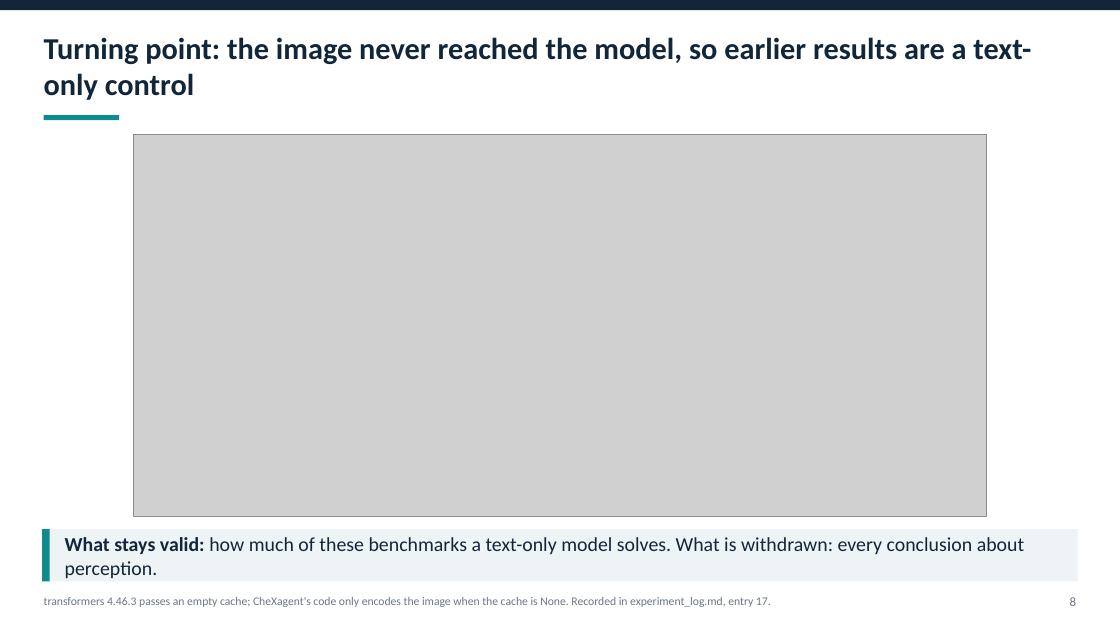
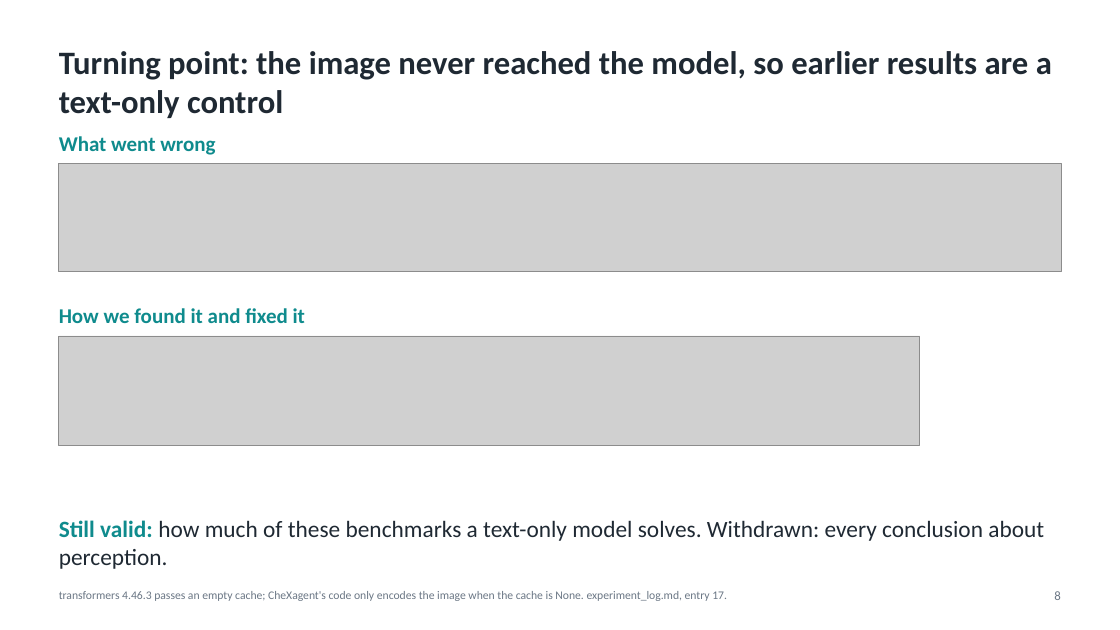
Before and after one commit to Ankritjarngal/medvqa-cxr-chexagent, a slide deck: slide 8 of deliverables/presentation/Medical_VQA_CXR_Project_Presentation.pptx. Drawn at 1120x630 pixels with LibreOffice and Linux fonts; fonts in the diff are those of the drawing; grey boxes stand for pictures. Boxes give left, top, right and bottom in pixels: in the first picture for what was removed or moved away, otherwise in the second. Text is boxed around its words. In the diff, an @@ line names an element or a change of style, - is before the commit and + after.

```diff
--- a/deliverables/presentation/Medical_VQA_CXR_Project_Presentation.pptx
+++ b/deliverables/presentation/Medical_VQA_CXR_Project_Presentation.pptx
@@ rectangle removed at [0,0,1120,10] @@
@@ text "Turning point: the image never ...": place and size @@
-text "Turning point: the image never ..." at [44,37,1031,100]
+text "Turning point: the image never ..." at [59,51,1052,118]
@@ text "Turning point: the image never ..." at [59,51,1052,118]: size 26 to 28 pt, text colour #12263A to #1F2933; vertical alignment middle to top @@
@@ rectangle removed at [44,115,119,120] @@
@@ text added at [59,136,215,155], 18 pt, text #0F8B8D, bold @@
+What went wrong
@@ picture removed at [134,134,987,517] @@
@@ picture added at [59,164,1061,271] @@
@@ text added at [59,308,305,323], 18 pt, text #0F8B8D, bold @@
+How we found it and fixed it
@@ picture added at [59,336,920,445] @@
@@ rectangle removed at [42,529,1078,581] @@
@@ rectangle removed at [42,529,50,581] @@
@@ text at [59,520,1044,569]: text changed; size 17 to 20 pt; text colour #12263A to #1F2933 @@
-What stays valid: how much of these benchmarks a text-only model solves. What is withdrawn: every conclusion about perception.
+Still valid: how much of these benchmarks a text-only model solves. Withdrawn: every conclusion about perception.
@@ text "Still valid: how much of ..." at [59,520,1044,569]: vertical alignment middle to top @@
@@ text at [59,591,727,601]: text changed @@
-transformers 4.46.3 passes an empty cache; CheXagent's code only encodes the image when the cache is None. Recorded in experiment_log.md, entry 17.
+transformers 4.46.3 passes an empty cache; CheXagent's code only encodes the image when the cache is None. experiment_log.md, entry 17.
@@ text "8": place and size @@
-text "8" at [1070,597,1076,606]
+text "8" at [1054,591,1060,600]
```
Also in this commit, not shown: 9 other slides changed, 2 slides added, 2 slides removed, 56 other files.
